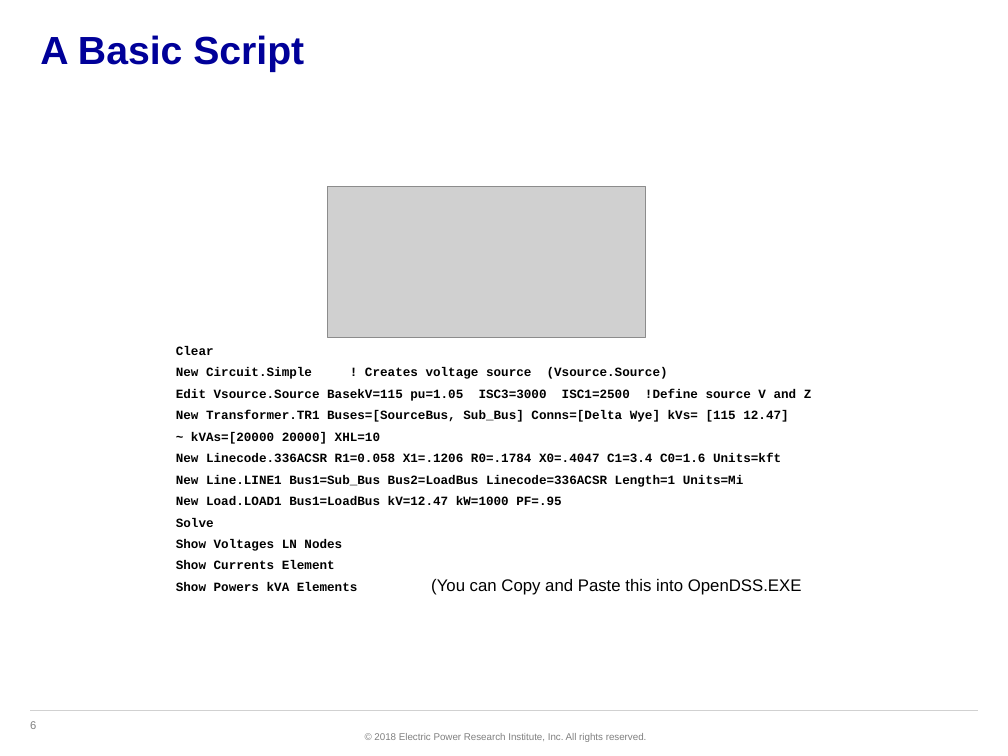
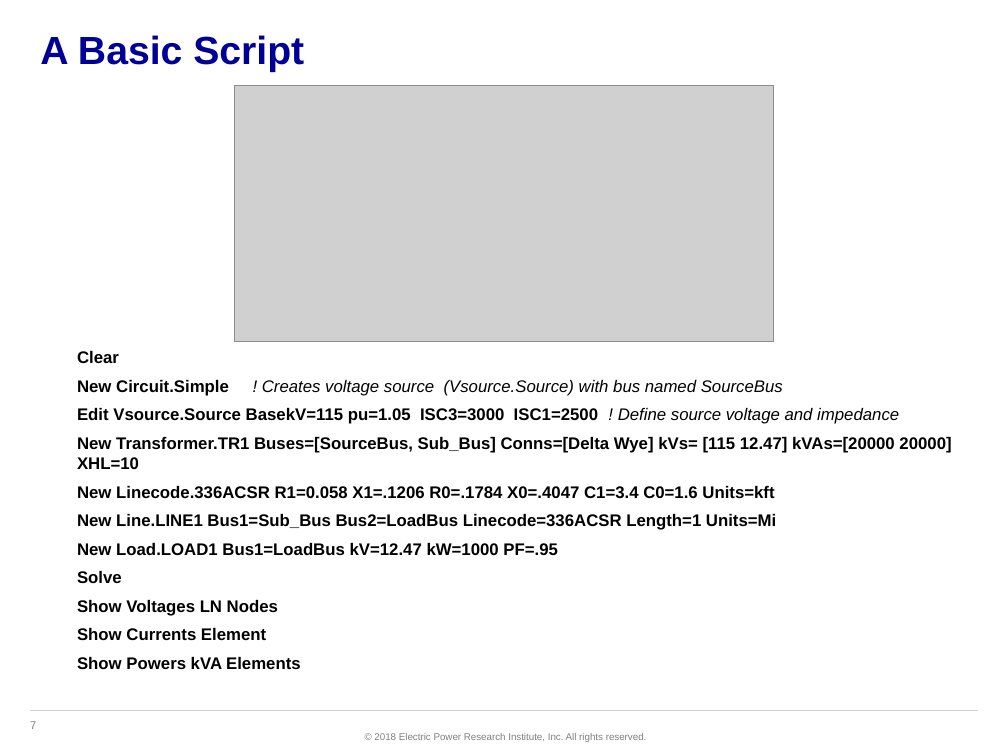
Before and after one commit to dss-extensions/opendss-svn-mirror, a slide deck: slide 7 of trunk/Training/NCSU-2018/Scripting Basics.pptx (slide 6 before the commit). Drawn at 1008x756 pixels with LibreOffice and Linux fonts; fonts in the diff are those of the drawing; grey boxes stand for pictures; background and template pictures are left out. Boxes give left, top, right and bottom in pixels: in the first picture for what was removed or moved away, otherwise in the second. Text is boxed around its words. In the diff, an @@ line names an element or a change of style, - is before the commit and + after.

```diff
--- a/trunk/Training/NCSU-2018/Scripting Basics.pptx
+++ b/trunk/Training/NCSU-2018/Scripting Basics.pptx
@@ picture: place and size @@
-picture at [328, 186, 646, 338]
+picture at [235, 86, 774, 342]
@@ text "Clear": place and size @@
-text "Clear" at [176, 346, 812, 591]
+text "Clear" at [77, 351, 951, 669]
@@ text at [77, 351, 776, 669]: size 9 to 12 pt, font Courier New to Arial in "Clear", "New Linecode.336ACSR R1=0.058 X1=.1206 R0=.1784 X0=.4047 C1= ...", "New Line.LINE1 Bus1=Sub_Bus Bus2=LoadBus Linecode=336ACSR Le ...", "New Load.LOAD1 Bus1=LoadBus kV=12.47 kW=1000 PF=.95" and 4 more places; more space between paragraphs @@
@@ text at [77, 380, 951, 469]: text changed; size 9 to 12 pt; font Courier New to Arial @@
-New Circuit.Simple ! Creates voltage source (Vsource.Source)
-Edit Vsource.Source BasekV=115 pu=1.05 ISC3=3000 ISC1=2500 !Define source V and Z
-New Transformer.TR1 Buses=[SourceBus, Sub_Bus] Conns=[Delta Wye] kVs= [115 12.47]
-~ kVAs=[20000 20000] XHL=10
+New Circuit.Simple ! Creates voltage source (Vsource.Source) with bus named SourceBus
+Edit Vsource.Source BasekV=115 pu=1.05 ISC3=3000 ISC1=2500 ! Define source voltage and impedance
+New Transformer.TR1 Buses=[SourceBus, Sub_Bus] Conns=[Delta Wye] kVs= [115 12.47] kVAs=[20000 20000] XHL=10
@@ text removed at [431, 579, 802, 595] @@
-(You can Copy and Paste this into OpenDSS.EXE
@@ page number at [30, 721, 36, 729]: text changed @@
-6
+7
```
Also in this commit, not shown: 5 other slides changed, 12 slides added, 3 slides removed.
